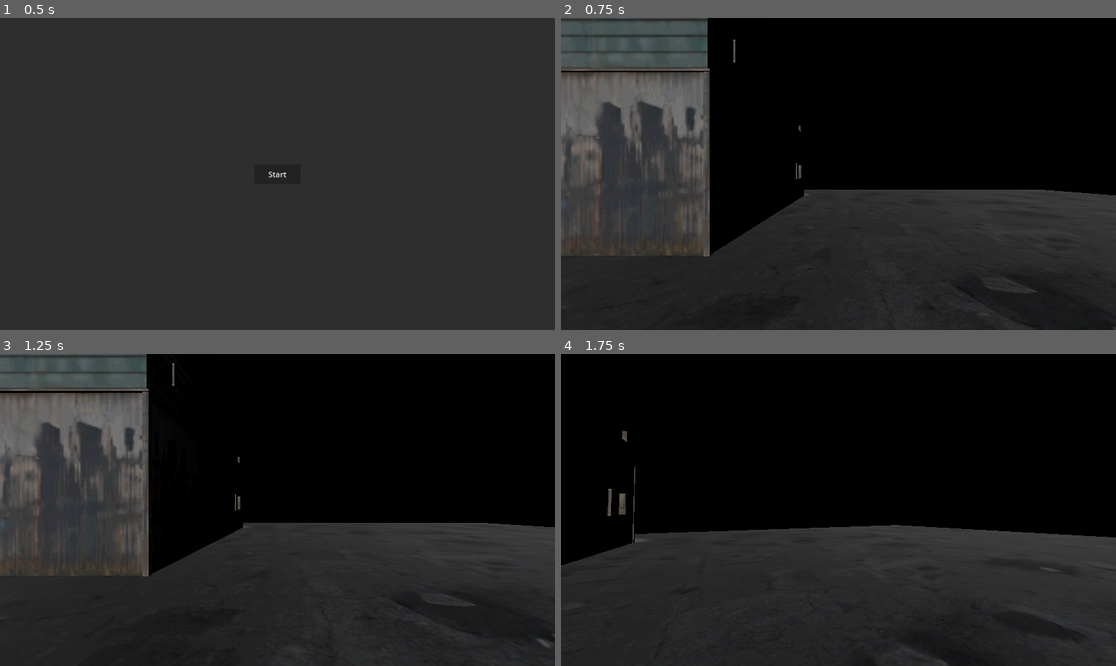
Above: before the commit, frames 1-4 (two rows, left to right).
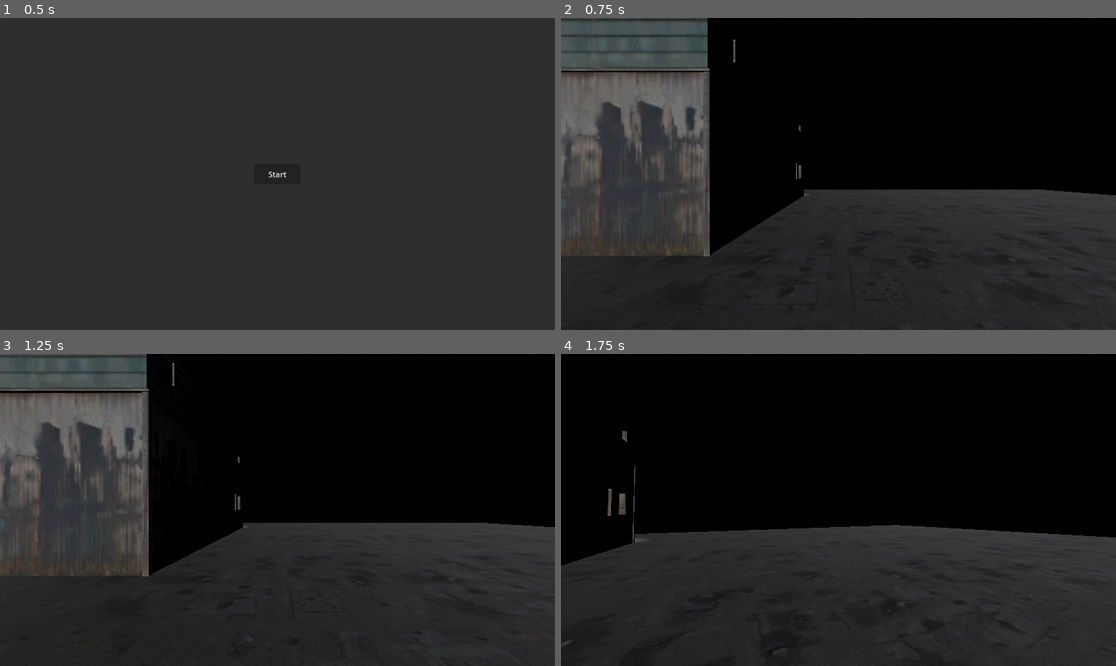
Above: after the commit, the same moments.

Repository: black-whale-studios/necropolis
Game: Godot game, scene res://src/main.tscn
The game is run twice, just before and just after one commit, with the same random seed, the same clock (stepped at 60 frames per second) and the same inputs.
Inputs (mouse positions are in pixels of both pictures, inside the frame that each line leads up to):
- Up to frame 1 (0.5 s): no input
- Up to frame 2 (0.75 s): click "Start" at 0.5 s
- Up to frame 3 (1.25 s): no input
- Up to frame 4 (1.75 s): tap Enter at 1.25 s; move the mouse to (866, 510) at 1.27 s; hold W (move_forward) from 1.28 s (still down); hold E (interact) from 1.28 s (still down)

Frame 1 is identical in both runs. In frame 2, less than 0.1% of the frame differs, in the area x 71-100%, y 69-100%; in frame 3, less than 0.1%, in the area x 53-100%, y 76-95%; in frame 4, less than 0.1%.

Commit message:
Fixed interaction and added content to second level

Diff:
--- a/src/levels/factory_entrance/entrance_door_interaction.gd
+++ b/src/levels/factory_entrance/entrance_door_interaction.gd
@@ -1,6 +1,7 @@
 extends Node
-@onready var LoadingManager := $"/root/LoadingManager"
+
 
 func interact():
-	print("Next sublevel")
+	var LoadingManager := get_tree().root.get_node("/root/LoadingManager")
+	LoadingManager.load_scene("res://src/levels/inside_factory/inside_factory.tscn")
 	pass
--- a/src/levels/factory_entrance/factory_entrance.tscn
+++ b/src/levels/factory_entrance/factory_entrance.tscn
@@ -37,7 +37,7 @@
 [node name="InteractionBox" parent="Topology/EntranceBuilding" instance=ExtResource("2_2c0yn")]
 transform = Transform3D(2.0828, 0, 0, 0, 2.91987, 0, 0, 0, 0.366977, 3.08656, 0.931646, -6.15885)
 interaction_descripion = "Enter"
-interaction_script = ExtResource("3_oogoh")
+interaction_script = NodePath("../DoorInteractionNode")
 
 [node name="StaticBody3D" type="StaticBody3D" parent="Topology/EntranceBuilding"]
 transform = Transform3D(1, 0, 0, 0, 1, 0, 0, 0, 1, -0.000179291, 0, 4.76837e-05)
@@ -58,6 +58,9 @@
 omni_range = 4.66
 omni_attenuation = -0.01
 
+[node name="DoorInteractionNode" type="Node" parent="Topology/EntranceBuilding"]
+script = ExtResource("3_oogoh")
+
 [node name="Player" parent="." instance=ExtResource("1_lhubg")]
 transform = Transform3D(1, 0, 0, 0, 1, 0, 0, 0, 1, 0, 0.506316, 0)
 MOUSE_SENSITIVITY = 0.5
--- a/src/levels/inside_factory/inside_factory.tscn
+++ b/src/levels/inside_factory/inside_factory.tscn
@@ -8,14 +8,17 @@
 points = PackedVector3Array(2.01449, 2.90841, -0.231113, 2.01449, 2.90812, 0.231068, 2.01488, -0.0860572, 0.163472, 2.0 …(268 unchanged characters)…
 
 [sub_resource type="BoxShape3D" id="BoxShape3D_1i0du"]
-size = Vector3(25, 0, 15)
+size = Vector3(31.893, 0.135, 15)
+
+[sub_resource type="Environment" id="Environment_socna"]
+ambient_light_source = 1
 
 [node name="InsideFactory" type="Node3D"]
 
 [node name="Walls" type="Node3D" parent="."]
 
 [node name="RightWall" type="StaticBody3D" parent="Walls"]
-transform = Transform3D(9.75673, 0, 0, 0, 1, 0, 0, 0, 1, 6.38937, 0, 0)
+transform = Transform3D(9.75673, 0, 0, 0, 2.57, 0, 0, 0, 1, 6.38937, 0, 0)
 
 [node name="Wall" type="MeshInstance3D" parent="Walls/RightWall"]
 transform = Transform3D(1, 0, 0, 0, 1, 0, 0, 0, 1, -0.672578, 0, -7.51889)
@@ -27,7 +30,7 @@
 shape = SubResource("ConvexPolygonShape3D_djqho")
 
 [node name="LeftWall" type="StaticBody3D" parent="Walls"]
-transform = Transform3D(9.75673, 0, 0, 0, 1, 0, 0, 0, 1, 6.38937, 0, 14.8397)
+transform = Transform3D(9.75673, 0, 0, 0, 2.57, 0, 0, 0, 1, 6.38937, 0, 14.8397)
 
 [node name="Wall" type="MeshInstance3D" parent="Walls/LeftWall"]
 transform = Transform3D(1, 0, 0, 0, 1, 0, 0, 0, 1, -0.672578, 0, -7.51889)
@@ -39,7 +42,7 @@
 shape = SubResource("ConvexPolygonShape3D_djqho")
 
 [node name="BackWall" type="StaticBody3D" parent="Walls"]
-transform = Transform3D(-4.2648e-07, 0, 1, 0, 1, 0, -9.75673, 0, -4.37114e-08, -8.20206, 0, 0)
+transform = Transform3D(-4.2648e-07, 0, 1, 0, 2.57, 0, -9.75673, 0, -4.37114e-08, -8.20206, 0, 0)
 
 [node name="Wall" type="MeshInstance3D" parent="Walls/BackWall"]
 transform = Transform3D(1, 0, 0, 0, 1, 0, 0, 0, 1, -0.672578, 0, -7.51889)
@@ -51,7 +54,7 @@
 shape = SubResource("ConvexPolygonShape3D_djqho")
 
 [node name="RightWall2" type="StaticBody3D" parent="Walls"]
-transform = Transform3D(-4.2648e-07, 0, 1, 0, 1, 0, -9.75673, 0, -4.37114e-08, 23.7491, 0, 0)
+transform = Transform3D(-4.2648e-07, 0, 1, 0, 2.57, 0, -9.75673, 0, -4.37114e-08, 23.7491, 0, 0)
 
 [node name="Wall" type="MeshInstance3D" parent="Walls/RightWall2"]
 transform = Transform3D(1, 0, 0, 0, 1, 0, 0, 0, 1, -0.672578, 0, -7.51889)
@@ -67,11 +70,35 @@
 [node name="StaticBody3D" type="StaticBody3D" parent="Floor"]
 
 [node name="CollisionShape3D" type="CollisionShape3D" parent="Floor/StaticBody3D"]
+transform = Transform3D(1, 0, 0, 0, 1, 0, 0, 0, 1, 0.322205, 0, 0)
 shape = SubResource("BoxShape3D_1i0du")
 
 [node name="MeshInstance3D" type="MeshInstance3D" parent="Floor/StaticBody3D"]
 transform = Transform3D(2, 0, 0, 0, 1, 0, 0, 0, 0.94, 0, 0, 0)
 mesh = ExtResource("2_er0gl")
 
+[node name="Ceiling" type="Node3D" parent="."]
+
+[node name="StaticBody3D" type="StaticBody3D" parent="Ceiling"]
+transform = Transform3D(1, 0, 0, 0, 1, 0, 0, 0, 1, 0, 7.22709, 0)
+
+[node name="CollisionShape3D" type="CollisionShape3D" parent="Ceiling/StaticBody3D"]
+transform = Transform3D(1, 0, 0, 0, 1, 0, 0, 0, 1, 0.322205, 0, 0)
+shape = SubResource("BoxShape3D_1i0du")
+
+[node name="MeshInstance3D" type="MeshInstance3D" parent="Ceiling/StaticBody3D"]
+transform = Transform3D(2, 0, 0, 0, -1, 8.21774e-08, 0, -8.74228e-08, -0.94, 0, 0, 0)
+mesh = ExtResource("2_er0gl")
+
 [node name="Player" parent="." instance=ExtResource("3_7qdjf")]
-transform = Transform3D(-4.37114e-08, 0, -1, 0, 1, 0, 1, 0, -4.37114e-08, -14.1904, 0, -5.1413)
+transform = Transform3D(-4.37114e-08, 0, -1, 0, 1, 0, 1, 0, -4.37114e-08, -14.1904, 0.058351, -5.1413)
+
+[node name="WorldEnvironment" type="WorldEnvironment" parent="."]
+environment = SubResource("Environment_socna")
+
+[node name="OmniLight3D" type="OmniLight3D" parent="."]
+transform = Transform3D(1, 0, 0, 0, 1, 0, 0, 0, 1, -11.0282, 6.83458, -6.84484)
+light_energy = 3.726
+light_indirect_energy = 1.255
+light_size = 1.0
+omni_range = 9.003
--- a/src/scenes/interaction_box/interaction_box.gd
+++ b/src/scenes/interaction_box/interaction_box.gd
@@ -2,13 +2,14 @@
 extends Node3D
 
 @export var interaction_descripion: String
-@export var interaction_script: GDScript
+@export var interaction_script: NodePath
 
 var _interaction_script
+var _node
 # Called when the node enters the scene tree for the first time.
 func _ready() -> void:
-	_interaction_script = interaction_script.new()
-	if !_interaction_script.has_method("interact"):
+	_node = get_node(interaction_script)
+	if !_node.has_method("interact"):
 		assert(false, "interact method not present on script")
 		pass
 
@@ -22,5 +23,5 @@
 
 
 func interact():
-	_interaction_script.interact()
+	_node.interact()
 	pass
--- a/src/scenes/player/player.gd
+++ b/src/scenes/player/player.gd
@@ -29,6 +29,11 @@
 		_rotation_input = -event.relative.x * MOUSE_SENSITIVITY
 		_tilt_input = -event.relative.y * MOUSE_SENSITIVITY
 
+
+func _input(event):
+	if event.is_action_pressed("interact") and _current_interaction_object:
+		_current_interaction_object.interact()
+		pass
 
 
 func _update_camera(delta):
Not shown: 2 places in src/levels/factory_entrance/floor/section.tscn that only renumber resources
Not shown: 1 places in src/levels/inside_factory/inside_factory.tscn that only renumber resources
